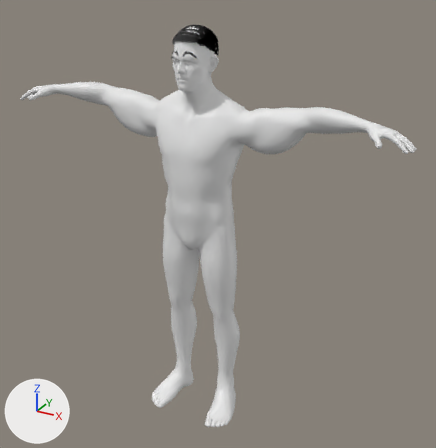
Two versions of the glTF model src/assets/source/parts/body_realistic.glb, one commit apart.
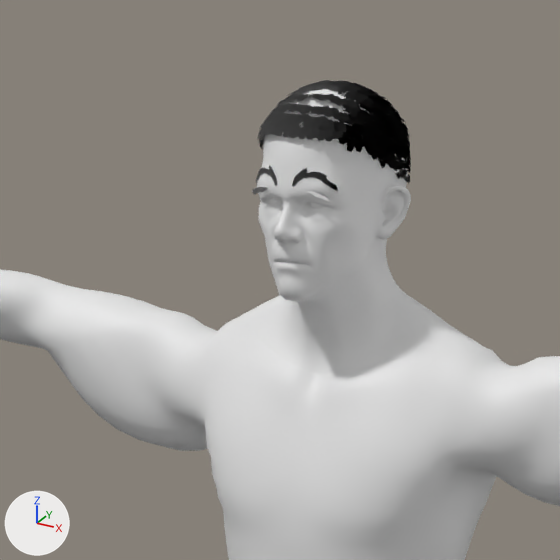
Each version is shown whole from a 50 mm lens placed at (1.274, -2.16, 2.052), pointed at (0.076, 0.019, 0.963), then close up on the part from 22% to 61% of the width and 0% to 38% of the height. Lighting does not change. The marker at lower left points along +X, +Y and +Z. The last two pictures show the newer version. Vertices at exactly the same position are counted once.

The scene before the commit, as lines of its bpy script (objects in view):
```python
me_brow_cards = bpy.data.meshes.new('brow_cards')
me_brow_cards.from_pydata(...)  # 1152 vertices, 864 faces; spans x -0.058..0.0582, y -0.1424..-0.1125, z 1.7035..1.7297
me_geo_body_male_realistic_002 = bpy.data.meshes.new('GEO-body_male_realistic.002')
me_geo_body_male_realistic_002.from_pydata(...)  # 4596 vertices, 9154 faces; spans x -0.131..0.133, y -0.162..0.08, z 1.473..1.81
me_hair_cards = bpy.data.meshes.new('hair_cards')
me_hair_cards.from_pydata(...)  # 8672 vertices, 6504 faces; spans x -0.085..0.088, y -0.134..0.067, z 1.679..1.817
ob_brow_cards = bpy.data.objects.new('brow_cards', me_brow_cards)
ob_brow_cards.location = (0.0, 0.0, 0.0)
ob_hair_cards = bpy.data.objects.new('hair_cards', me_hair_cards)
ob_hair_cards.location = (0.0, 0.0, 0.0)
ob_head = bpy.data.objects.new('Head', me_geo_body_male_realistic_002)
ob_head.location = (0.0, 0.0, 0.0)
# also in view: 'Body' at (0.0, -0.046, 0.772)
```
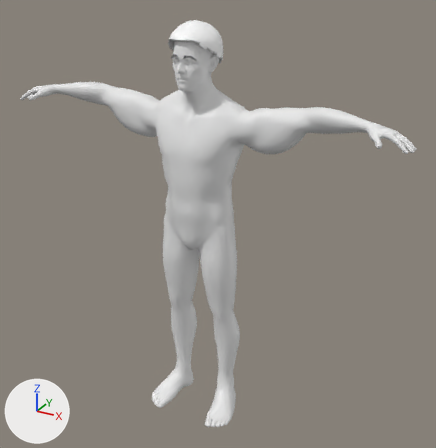
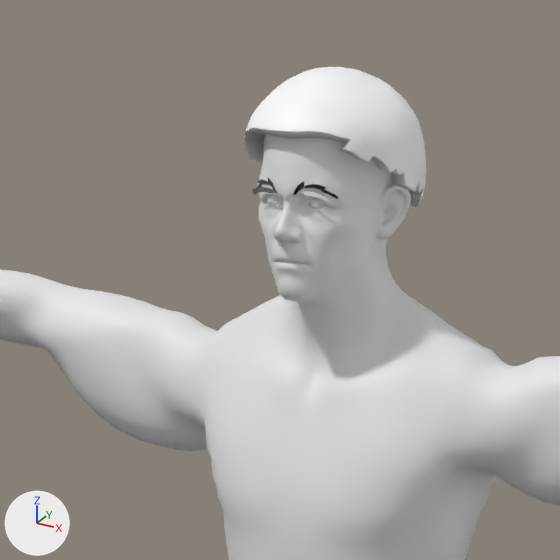
Location of each change, (x1, y1, x2, y2) in pixels of the close-ups (560 x 560 px):
'hair_shells', added
    after: (244, 67, 426, 208)
'hair_cards', deleted
    before: (257, 80, 411, 183)
part 1 of me_brow_cards, deleted
    before: (256, 166, 338, 189)

What changed in the scene script:
```text
Add mat_defaultmaterial:
    mat_defaultmaterial = bpy.data.materials.new('DefaultMaterial')
    mat_defaultmaterial.use_nodes = True; mat_defaultmaterial.node_tree.nodes.clear()
    _N = mat_defaultmaterial.node_tree.nodes; _L = mat_defaultmaterial.node_tree.links
    n0 = _N.new('ShaderNodeOutputMaterial'); n0.name = 'Material Output'
    n1 = _N.new('ShaderNodeBsdfPrincipled'); n1.name = 'Principled BSDF'
    n2 = _N.new('ShaderNodeVertexColor'); n2.name = 'Color Attribute'
    _L.new(n1.outputs[0], n0.inputs[0])  # 'BSDF' to 'Surface'
    _L.new(n2.outputs[0], n1.inputs[0])  # 'Color' to 'Base Color'
Change me_brow_cards:
    used by ob_brow_cards; location = (0.0, 0.0, 0.0)
    remove me_brow_cards.from_pydata(...)  # 1152 vertices, 864 faces; spans x -0.058..0.0582, y -0.1424..-0.1125, z 1.7035..1.7297
    add me_brow_cards.from_pydata(...)  # 352 vertices, 264 faces; spans x -0.0587..0.0581, y -0.1433..-0.1137, z 1.6948..1.716
    me_brow_cards part 1: 114 loose pieces with 912 vertices, spanning x -0.058..0.0577, y -0.1422..-0.1125, z 1.7035..1.7297, are deleted
    other edits to the shape of me_brow_cards do not show in these pictures
Add me_hair_shells:
    me_hair_shells.from_pydata(...)  # 2639 vertices, 4760 faces; spans x -0.102..0.105, y -0.148..0.085, z 1.664..1.832
    me_hair_shells.materials.append(mat_defaultmaterial)
Remove ob_hair_cards:
    ob_hair_cards = bpy.data.objects.new('hair_cards', me_hair_cards)
    ob_hair_cards.location = (0.0, 0.0, 0.0)
Add ob_hair_shells:
    ob_hair_shells = bpy.data.objects.new('hair_shells', me_hair_shells)
    ob_hair_shells.location = (0.0, 0.0, 0.0)
```
